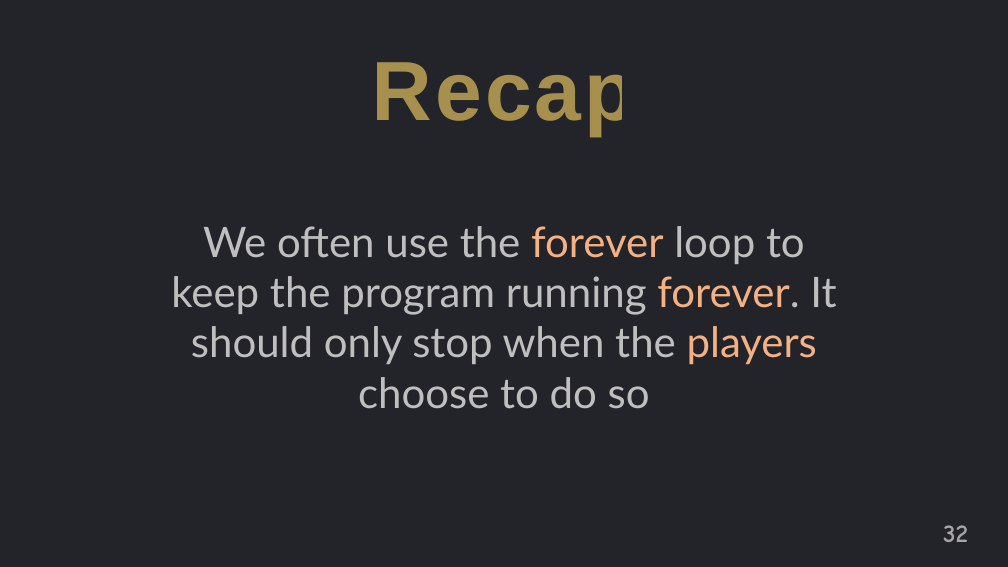
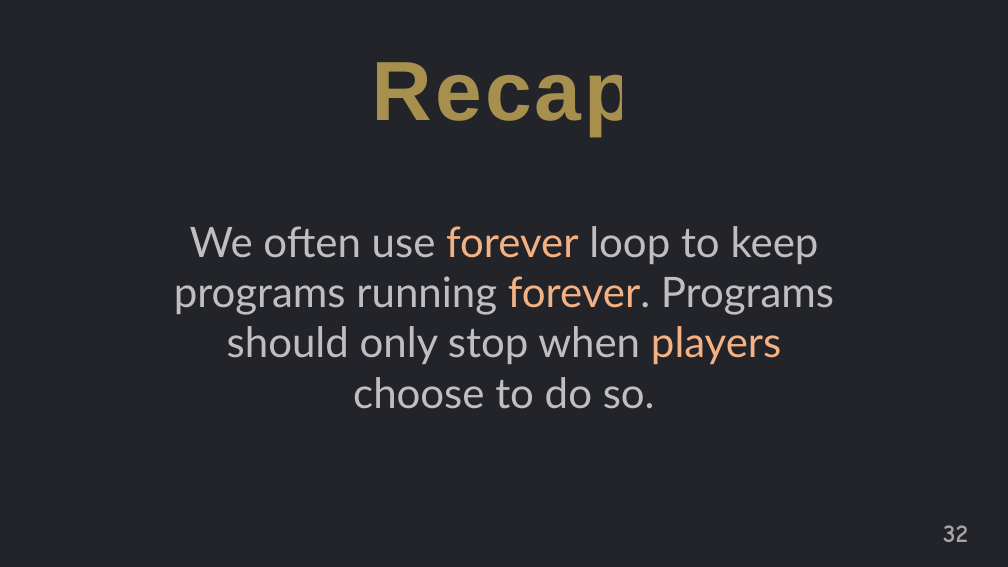
Before and after one commit to jguo108/My-Programming-Courses, a slide deck: slide 32 of Scratch for Newbies/Level1/Lesson 4 - Ghost Buster/Notes/Notes.pptx. Drawn at 1008x567 pixels with LibreOffice and Linux fonts; fonts in the diff are those of the drawing. Boxes give left, top, right and bottom in pixels: in the first picture for what was removed or moved away, otherwise in the second. Text is boxed around its words. In the diff, an @@ line names an element or a change of style, - is before the commit and + after.

```diff
--- a/Scratch for Newbies/Level1/Lesson 4 - Ghost Buster/Notes/Notes.pptx
+++ b/Scratch for Newbies/Level1/Lesson 4 - Ghost Buster/Notes/Notes.pptx
@@ text at [174,226,834,409]: text changed @@
-We often use the forever loop to keep the program running forever. It should only stop when the players choose to do so
+We often use forever loop to keep programs running forever. Programs should only stop when players choose to do so.
```
Also in this commit, not shown: 6 slides added, 5 other files.
